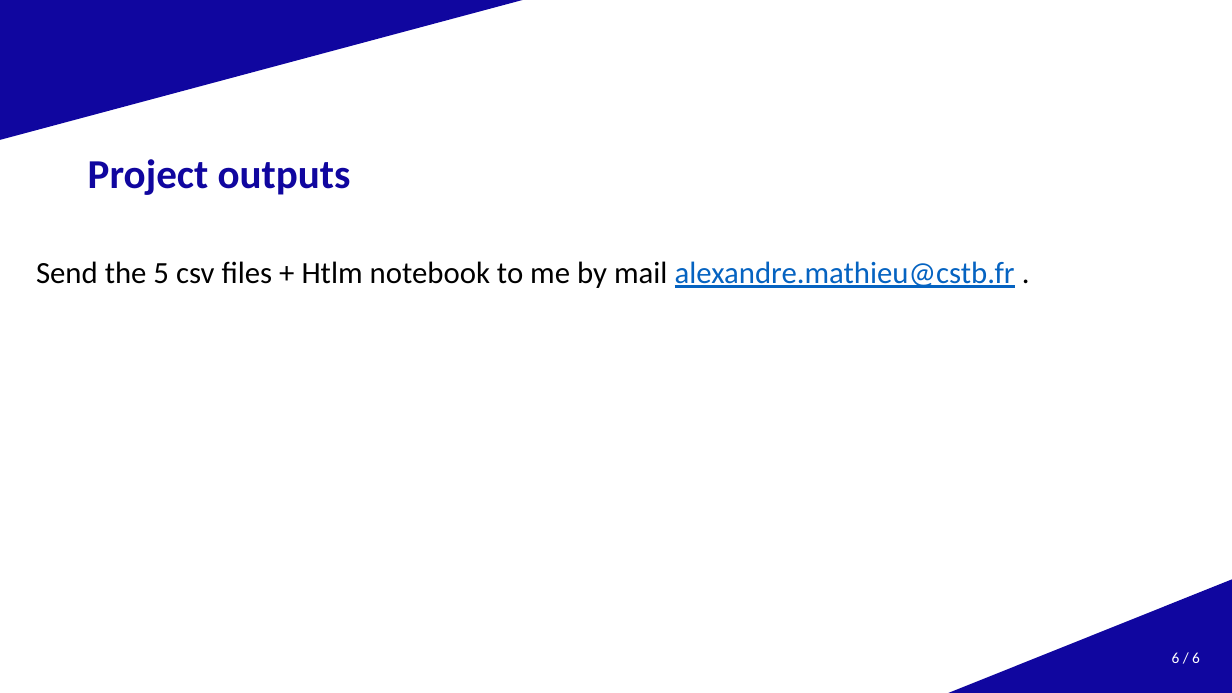
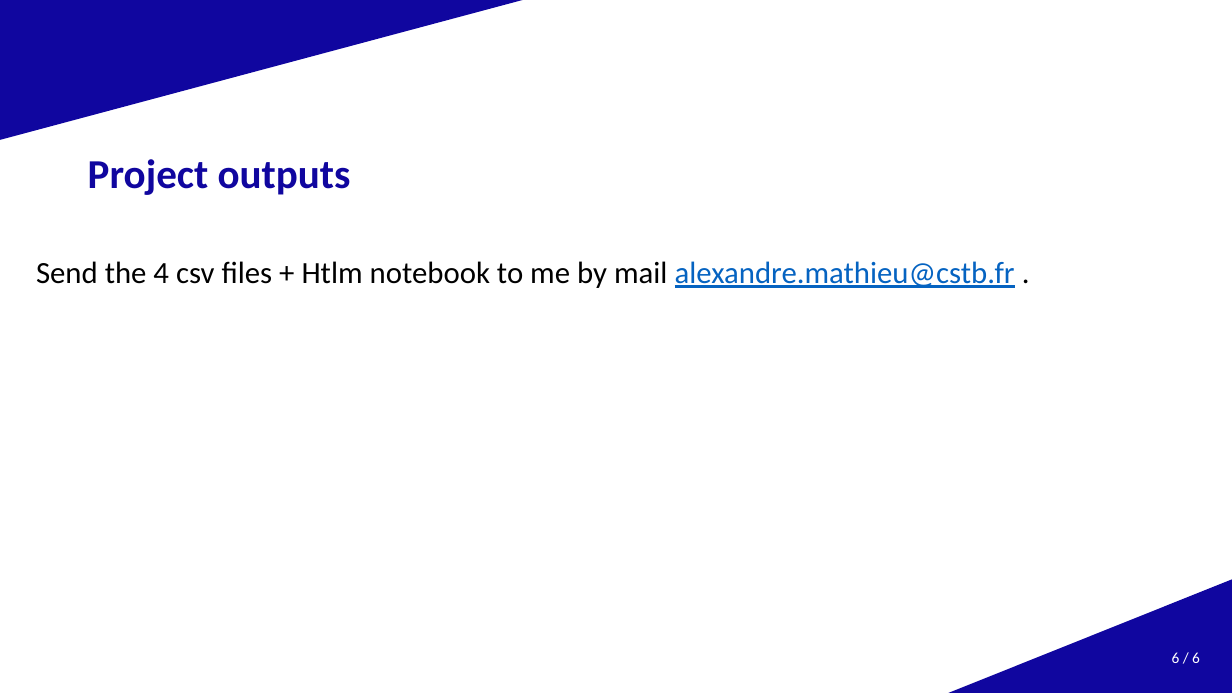
Before and after one commit to AlexandreHugoMathieu/pvfault_detection_solar_academy, a slide deck: slide 6 of slides/slides_22122023.pptx. Drawn at 1232x693 pixels with LibreOffice and Linux fonts; fonts in the diff are those of the drawing; background and template pictures are left out. Boxes give left, top, right and bottom in pixels: in the first picture for what was removed or moved away, otherwise in the second. Text is boxed around its words. In the diff, an @@ line names an element or a change of style, - is before the commit and + after.

```diff
--- a/slides/slides_22122023.pptx
+++ b/slides/slides_22122023.pptx
@@ text at bbox=[36, 261, 1015, 288]: text changed @@
-Send the 5 csv files + Htlm notebook to me by mail alexandre.mathieu@cstb.fr .
+Send the 4 csv files + Htlm notebook to me by mail alexandre.mathieu@cstb.fr .
```
